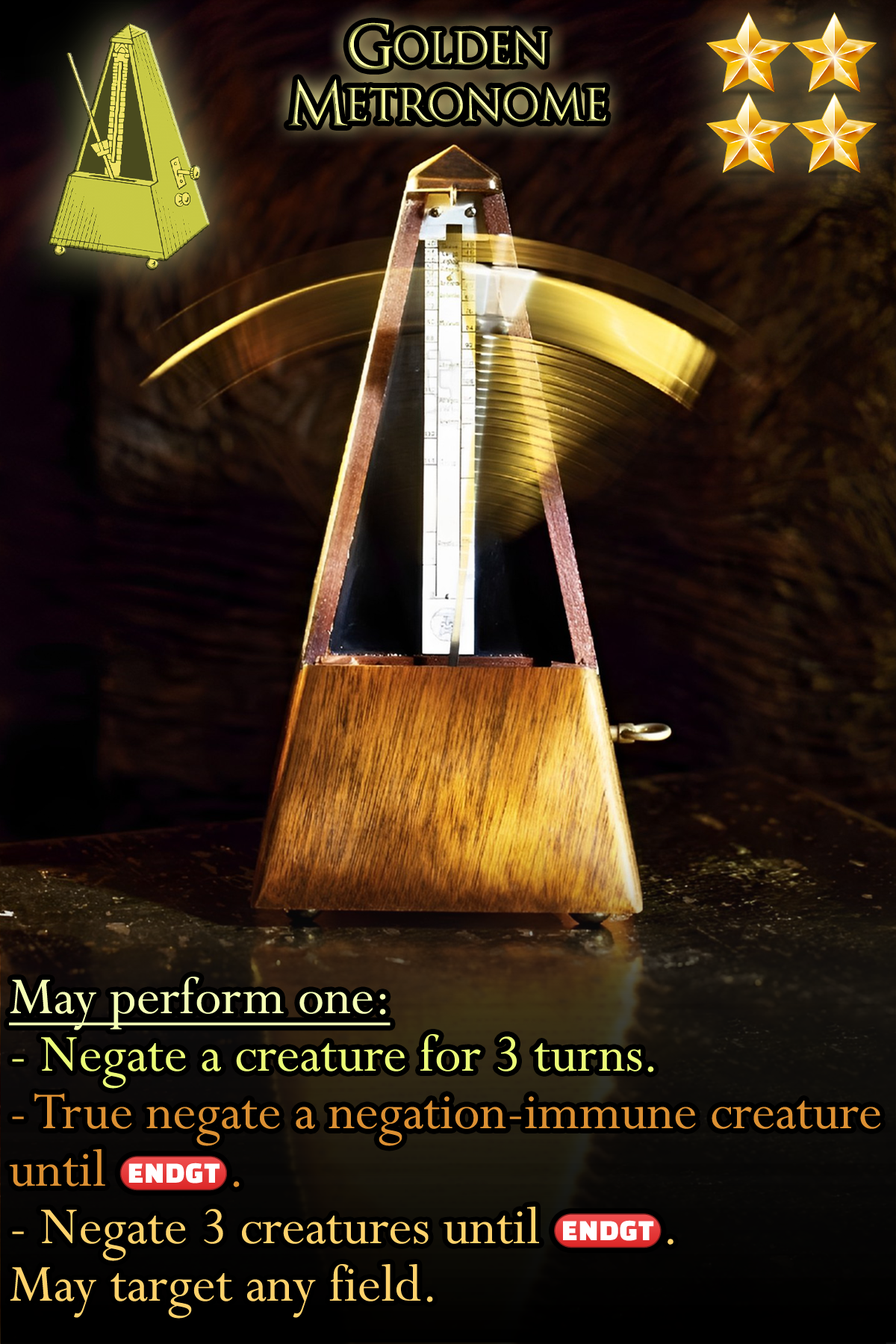
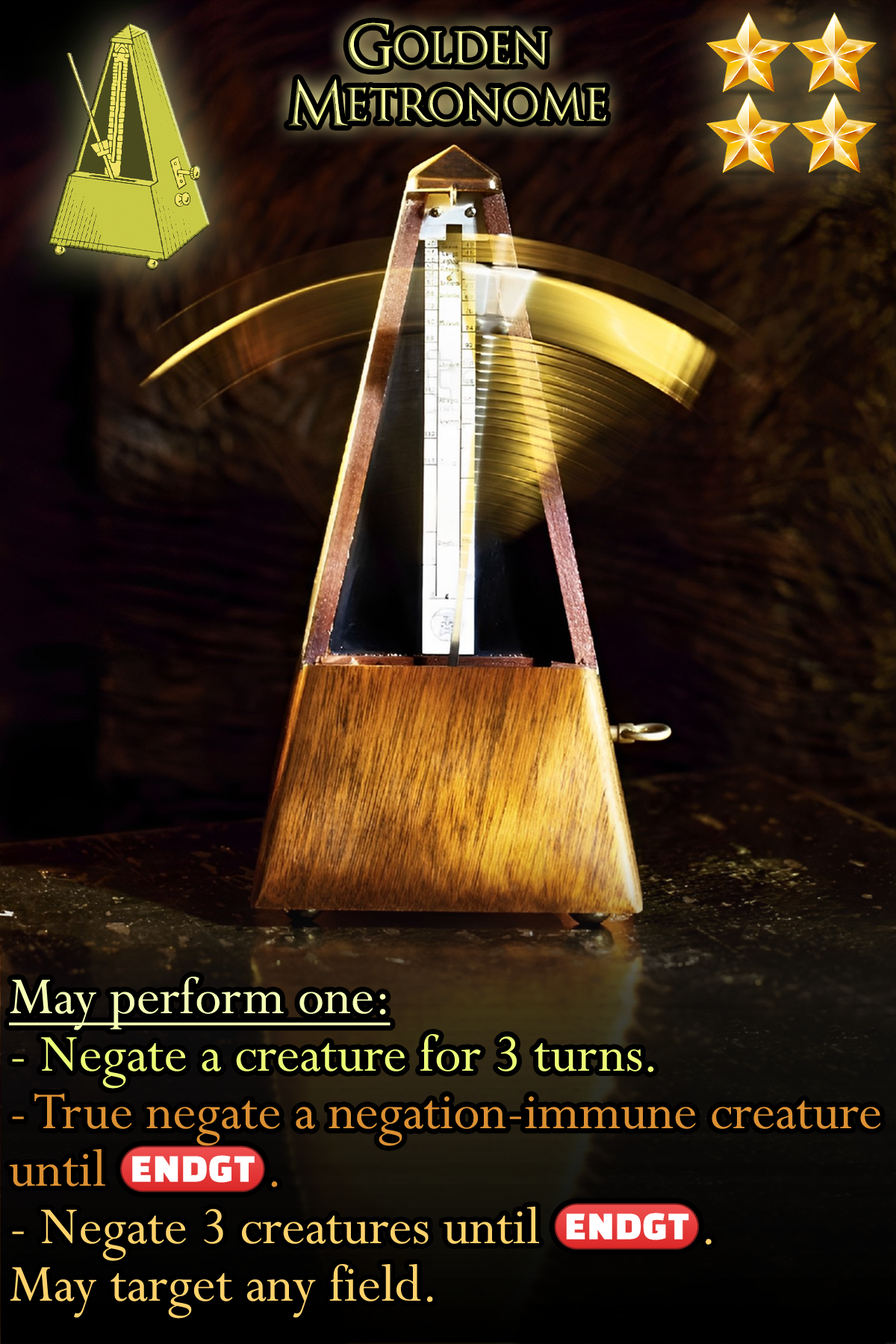
Before/after of a (896, 1344) layered artwork. What changed in the layer stack:
painted on "Ability" over (119, 1144, 712, 1250)
